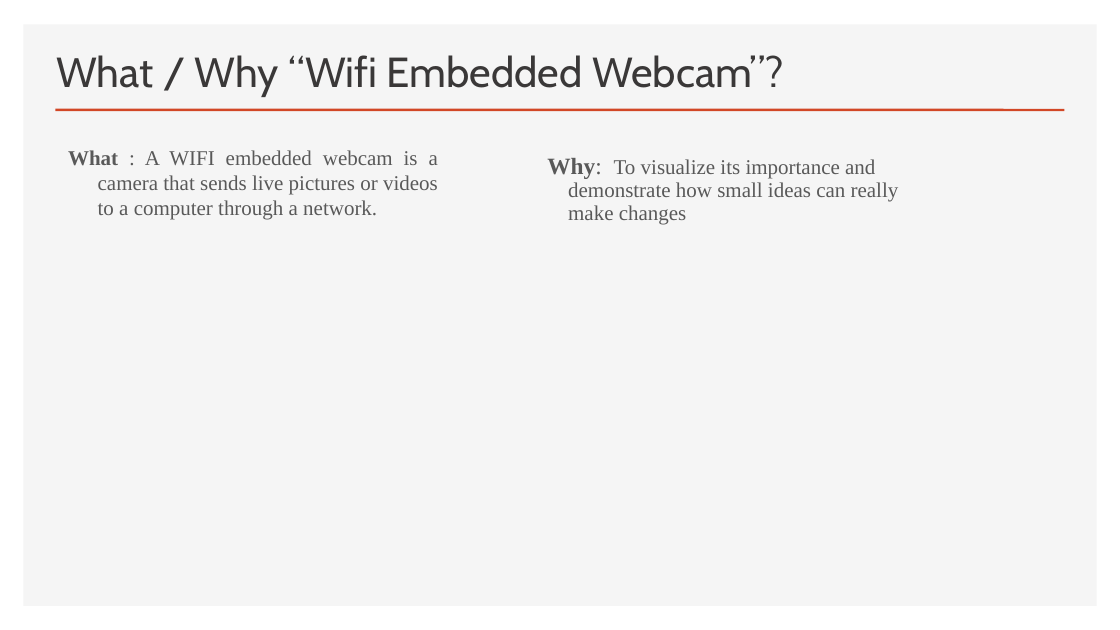
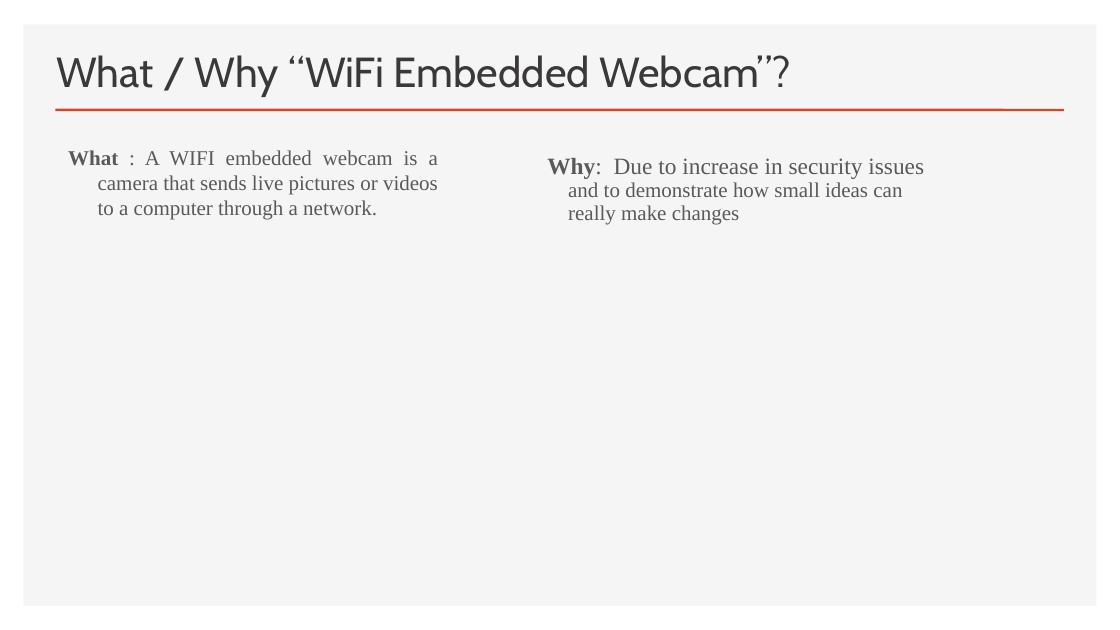
Before and after one commit to prajwollamichhane11/embeddedSystemProjectReport, a slide deck: slide 2 of Embedded System Presentation.pptx. Drawn at 1120x630 pixels with LibreOffice and Linux fonts; fonts in the diff are those of the drawing. Boxes give left, top, right and bottom in pixels: in the first picture for what was removed or moved away, otherwise in the second. Text is boxed around its words. In the diff, an @@ line names an element or a change of style, - is before the commit and + after.

```diff
--- a/Embedded System Presentation.pptx
+++ b/Embedded System Presentation.pptx
@@ text at <box>56,55,790,97</box>: text changed @@
-What / Why “Wifi Embedded Webcam”?
+What / Why “WiFi Embedded Webcam”?
@@ text at <box>547,158,924,225</box>: text changed @@
-Why: To visualize its importance and demonstrate how small ideas can really make changes
+Why: Due to increase in security issues and to demonstrate how small ideas can really make changes
```
Also in this commit, not shown: 7 other slides changed, 1 slide added, 2 slides removed, 1 other file.
